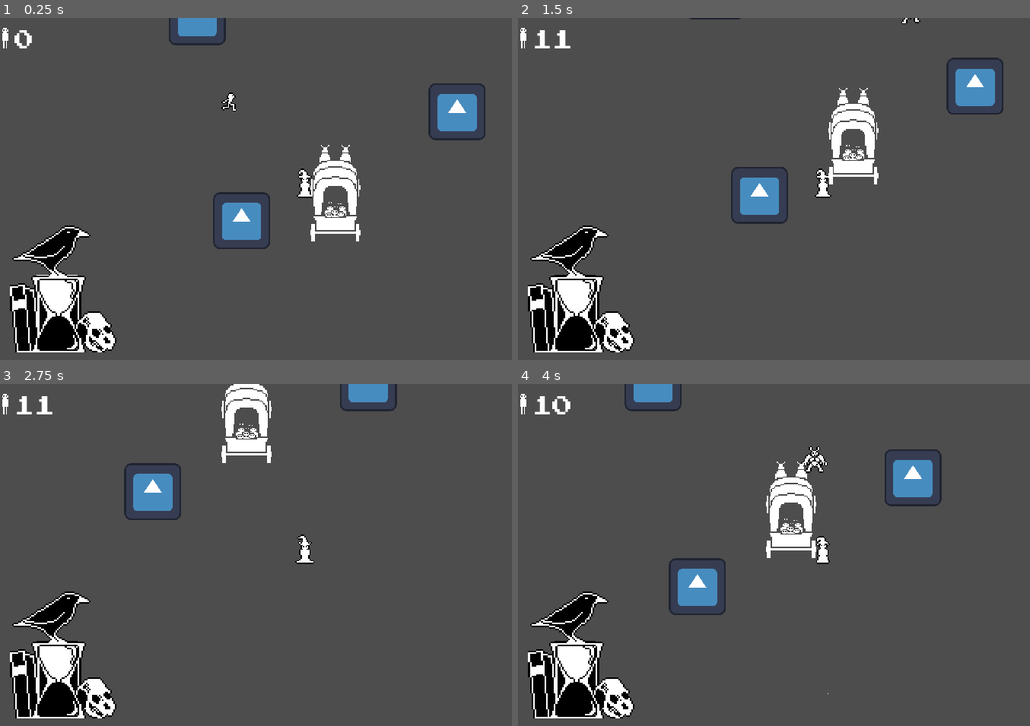
Above: before the commit, frames 1-4 (two rows, left to right).
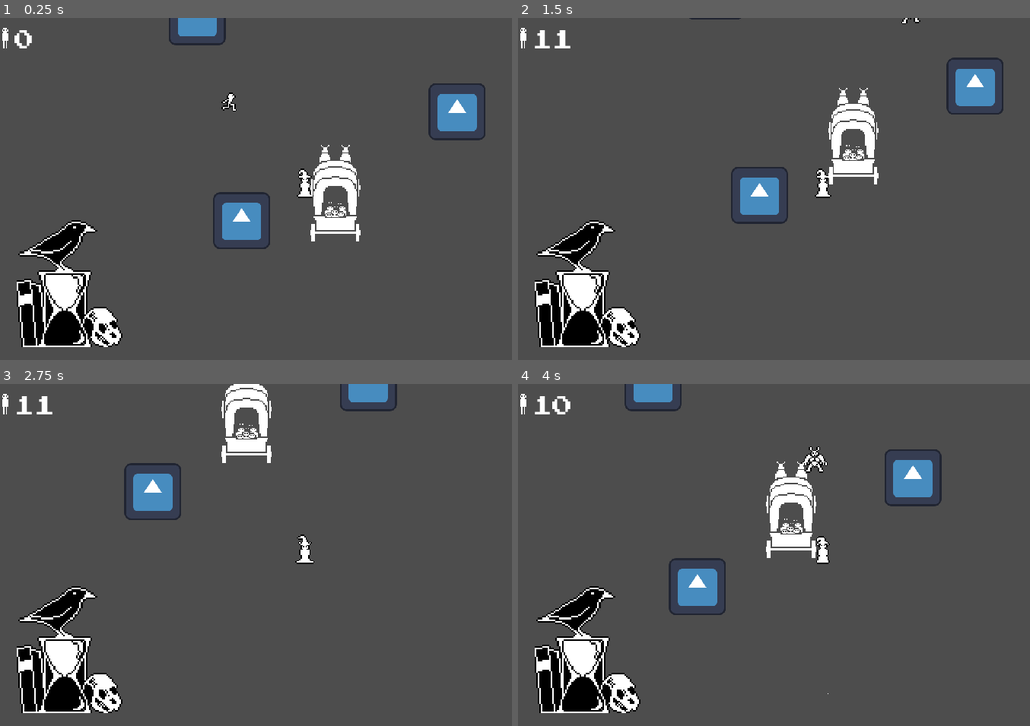
Above: after the commit, the same moments.

Repository: DanX3/1bitjam
Game: Godot game, scene res://scenes/tolo.tscn
The game is run twice, just before and just after one commit, with the same random seed, the same clock (stepped at 60 frames per second) and the same inputs. This scene is started directly instead of the project's main scene. The engine's default icon, where the game draws it, is replaced by a stand-in: a white triangle on a blue panel in a dark square.
Inputs (mouse positions are in pixels of both pictures, inside the frame that each line leads up to):
- Up to frame 1 (0.25 s): no input
- Up to frame 2 (1.5 s): tap Enter (ui_accept) at 0.5, 0.77 s; move the mouse to (958, 171) at 0.52 s; hold D (move_right) 0.53-1.28 s; click (958, 171) at 0.6 s; move the mouse to (702, 206) at 1.27 s; hold S (move_down) from 1.28 s (still down); tap Shift at 1.35 s
- Up to frame 3 (2.75 s): tap Enter (ui_accept) at 1.52 s; move the mouse to (363, 479) at 2.02 s; release S (move_down) at 2.03 s; hold D (move_right) from 2.03 s (still down); tap Space at 2.1 s
- Up to frame 4 (4 s): move the mouse to (789, 623) at 2.77 s; release D (move_right) at 2.78 s; hold W (move_up) 2.78-3.53 s; click (789, 623) at 2.85 s; tap Enter (ui_accept) at 3.02, 3.77 s; move the mouse to (1004, 606) at 3.52 s; hold A (move_left) from 3.53 s (still down); hold Shift from 3.53 s (still down)

The runs differ from the first frame. In frame 1, 2.7% of the frame differs, in the area x 1-24%, y 59-98%; in frame 2, 2.7%; in frame 3, 2.7%; in frame 4, 2.7%.
Error in both runs: Invalid access to property or key 'global_position' on a base object of type 'null instance'. (res://scripts/caravan.gd:20)

Commit message:
Added main theme to player

Diff:
--- a/library/scripts/SoundVariations.gd
+++ b/library/scripts/SoundVariations.gd
@@ -1,4 +1,4 @@
-extends AudioStreamPlayer2D
+class_name SoundVariations extends AudioStreamPlayer2D
 
 @export var streams: Array[AudioStream]
 
--- a/scenes/Player.tscn
+++ b/scenes/Player.tscn
@@ -9,6 +9,7 @@
 [ext_resource type="Texture2D" uid="uid://de5ta844hynpo" path="res://assets/black.png" id="7_prn5d"]
 [ext_resource type="Texture2D" uid="uid://dwk382eg4e650" path="res://assets/white.png" id="7_tic3v"]
 [ext_resource type="Texture2D" uid="uid://lb0pr0apewmk" path="res://assets/overlay.png" id="9_ef1l6"]
+[ext_resource type="AudioStream" uid="uid://s8cd47xb03db" path="res://assets/Audio/fear-of-halloween.ogg" id="10_efe87"]
 
 [sub_resource type="Curve" id="Curve_ewt3i"]
 min_value = -1.0
@@ -206,10 +207,10 @@
 anchors_preset = 2
 anchor_top = 1.0
 anchor_bottom = 1.0
-offset_left = 28.0
-offset_top = -39.0
-offset_right = 61.0
-offset_bottom = -7.0
+offset_left = 33.0
+offset_top = -44.0
+offset_right = 66.0
+offset_bottom = -12.0
 grow_vertical = 0
 step = 0.01
 value = 25.74
@@ -221,10 +222,10 @@
 anchors_preset = 2
 anchor_top = 1.0
 anchor_bottom = 1.0
-offset_left = 29.0
-offset_top = -67.0
-offset_right = 62.0
-offset_bottom = -35.0
+offset_left = 34.0
+offset_top = -71.0
+offset_right = 67.0
+offset_bottom = -39.0
 grow_vertical = 0
 step = 0.01
 value = 76.61
@@ -236,14 +237,17 @@
 anchors_preset = 2
 anchor_top = 1.0
 anchor_bottom = 1.0
-offset_left = 8.0
-offset_top = -110.0
-offset_right = 98.0
-offset_bottom = -6.0
+offset_left = 13.0
+offset_top = -114.0
+offset_right = 103.0
+offset_bottom = -10.0
 grow_vertical = 0
 texture = SubResource("AtlasTexture_d4xbo")
 
 [node name="AudioListener2D" type="AudioListener2D" parent="."]
 current = true
 
+[node name="Maintheme" type="AudioStreamPlayer2D" parent="."]
+stream = ExtResource("10_efe87")
+
 [connection signal="animation_finished" from="AnimatedSprite2D" to="." method="_on_animated_sprite_2d_animation_finished"]
--- a/scenes/demon.tscn
+++ b/scenes/demon.tscn
@@ -8,6 +8,9 @@
 [ext_resource type="Texture2D" uid="uid://c2m1s8e7ua5yc" path="res://assets/ork_walk.png" id="3_xcl0r"]
 [ext_resource type="Script" path="res://addons/godot_state_charts/compound_state.gd" id="4_okxnu"]
 [ext_resource type="Script" path="res://addons/godot_state_charts/transition.gd" id="6_xh6xe"]
+[ext_resource type="Script" path="res://library/scripts/SoundVariations.gd" id="9_plr4e"]
+[ext_resource type="AudioStream" uid="uid://41r3rurlrttq" path="res://assets/Audio/explosion2.ogg" id="10_dwqdj"]
+[ext_resource type="AudioStream" uid="uid://bf01ab68wuc16" path="res://assets/Audio/explosion4.ogg" id="11_wurlv"]
 
 [sub_resource type="RectangleShape2D" id="RectangleShape2D_jk7gb"]
 size = Vector2(12, 16)
@@ -291,6 +294,10 @@
 [node name="Timer" type="Timer" parent="."]
 wait_time = 2.0
 one_shot = true
+
+[node name="SoundVariations" type="AudioStreamPlayer2D" parent="."]
+script = ExtResource("9_plr4e")
+streams = Array[AudioStream]([ExtResource("10_dwqdj"), ExtResource("11_wurlv")])
 
 [connection signal="animation_finished" from="AnimatedSprite2D" to="." method="_on_animated_sprite_2d_animation_finished"]
 [connection signal="state_entered" from="StateChart/Root/Walking" to="." method="_on_walking_state_entered"]
--- a/scenes/refugee.tscn
+++ b/scenes/refugee.tscn
@@ -1,7 +1,10 @@
-[gd_scene load_steps=9 format=3 uid="uid://cl7tyo2fnat2d"]
+[gd_scene load_steps=12 format=3 uid="uid://cl7tyo2fnat2d"]
 
 [ext_resource type="Script" path="res://scripts/refugee.gd" id="1_cjycd"]
-[ext_resource type="Texture2D" uid="uid://dcvtw07b1dm03" path="res://assets/runner.png" id="2_ylley"]
+[ext_resource type="Texture2D" uid="uid://bqk00rcn70qg5" path="res://assets/runner.png" id="2_ylley"]
+[ext_resource type="Script" path="res://library/scripts/SoundVariations.gd" id="3_6emuw"]
+[ext_resource type="AudioStream" uid="uid://41r3rurlrttq" path="res://assets/Audio/explosion2.ogg" id="4_2caf2"]
+[ext_resource type="AudioStream" uid="uid://bf01ab68wuc16" path="res://assets/Audio/explosion4.ogg" id="5_gxuhu"]
 
 [sub_resource type="RectangleShape2D" id="RectangleShape2D_7ng8l"]
 size = Vector2(14, 14)
@@ -57,3 +60,7 @@
 sprite_frames = SubResource("SpriteFrames_s06ae")
 autoplay = "default"
 frame_progress = 0.480664
+
+[node name="SoundVariations" type="AudioStreamPlayer2D" parent="."]
+script = ExtResource("3_6emuw")
+streams = Array[AudioStream]([ExtResource("4_2caf2"), ExtResource("5_gxuhu")])
--- a/scripts/demon.gd
+++ b/scripts/demon.gd
@@ -133,7 +133,9 @@
 
 func _on_die_state_entered():
 	sprite.play("die")
+	$SoundVariations.play_sound()
 	$CollisionShape2D.set_deferred("disabled", true)
+	$HurtBox/CollisionShape2D.set_deferred("disabled", true)
 	var particles = Utils.add_here(self, death_parts)
 	var player = get_tree().get_first_node_in_group("player")
 	var shootDir = global_position - player.global_position
--- a/scripts/refugee.gd
+++ b/scripts/refugee.gd
@@ -8,6 +8,7 @@
 var caravan
 func _ready():
 	caravan = get_tree().get_first_node_in_group("caravan")
+	$SoundVariations.play_sound()
 	$AnimatedSprite2D.flip_h = caravan.global_position.x < global_position.x
 
 func _physics_process(delta):
Not shown, added: assets/Audio/fear-of-halloween.ogg.import
Not shown: 1 places in scenes/Player.tscn that only renumber resources
Not shown: 1 places in scenes/demon.tscn that only renumber resources
Not shown, added: assets/Audio/fear-of-halloween.ogg
